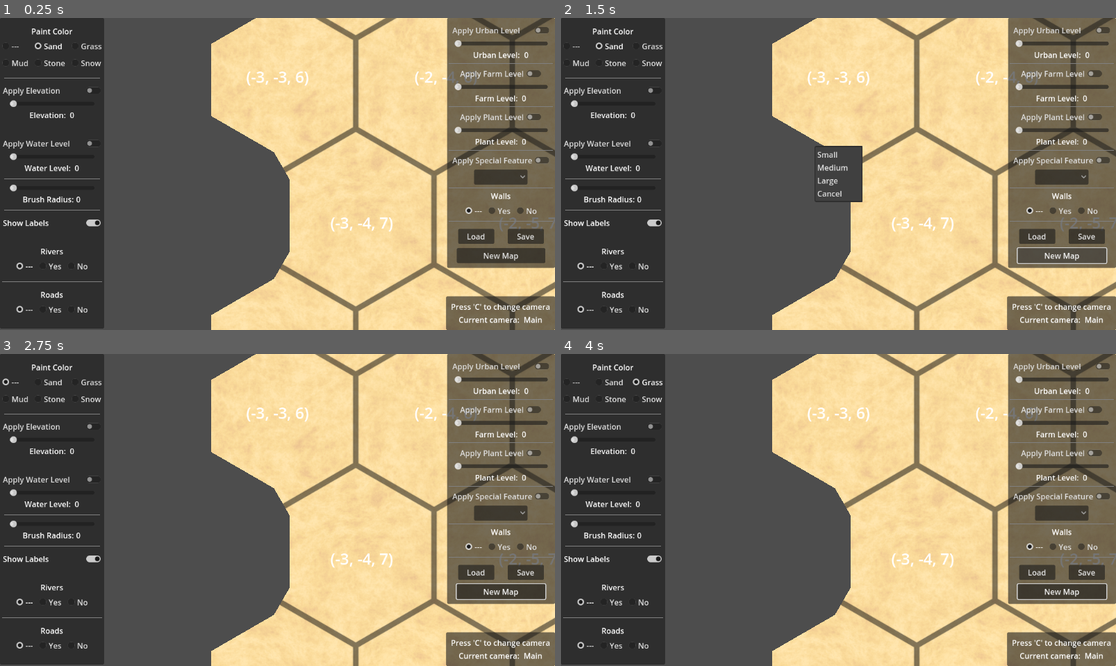
Above: before the commit, frames 1-4 (two rows, left to right).
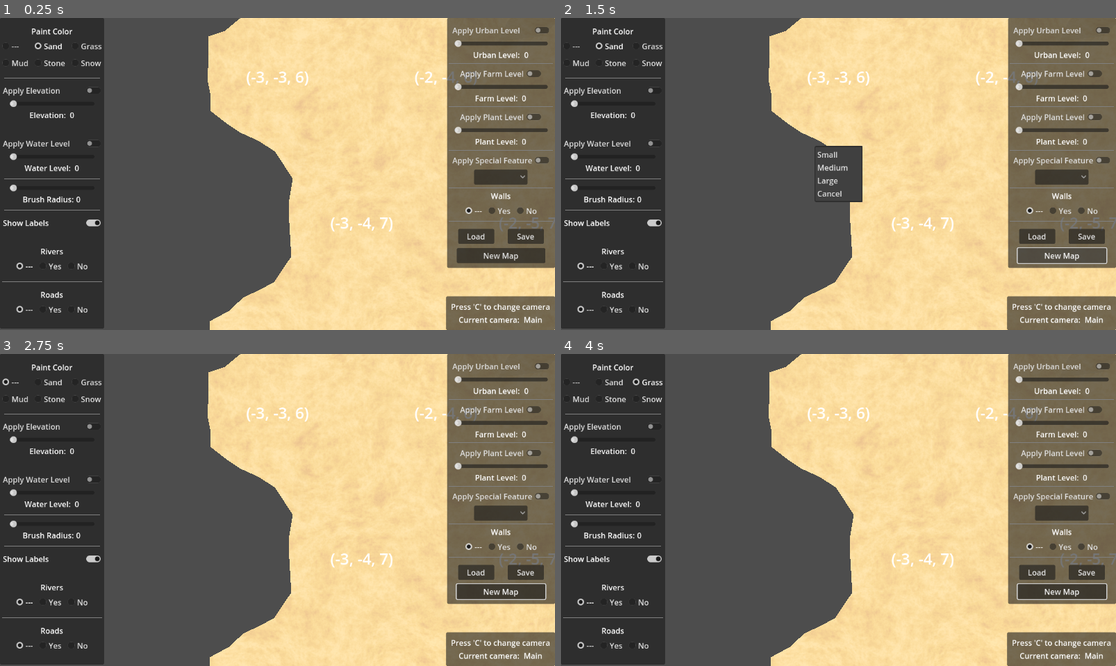
Above: after the commit, the same moments.

Repository: davepruitt/hex_map_godot
Game: Godot game, scene res://scenes/main.tscn
The game is run twice, just before and just after one commit, with the same random seed, the same clock (stepped at 60 frames per second) and the same inputs.
Inputs:
- Up to frame 1 (0.25 s): no input
- Up to frame 2 (1.5 s): click "New Map" at 0.5 s; click "New Map" at 1.25 s
- Up to frame 3 (2.75 s): click "---" at 2 s
- Up to frame 4 (4 s): click "Sand" at 2.75 s; click "Grass" at 3.5 s

The runs differ from the first frame. In frame 1, 4.1% of the frame differs, in the area x 37-100%, y 0-100%; in frame 2, 4.0%; in frame 3, 4.1%; in frame 4, 4.1%.

Commit message:
Fixed some perturbation issues and adjusted constants to work with the updated hex size. Added some comments.

Diff:
--- a/hex_project_godot/scripts/hex_cell.gd
+++ b/hex_project_godot/scripts/hex_cell.gd
@@ -452,7 +452,7 @@
 	#Set the position of the cell
 	position.y = _elevation * HexMetrics.ELEVATION_STEP
 
-	var noise_sample: Vector4 = HexMetrics.sample_noise(position * HexMetrics.CELL_PERTURB_POSITION_MULTIPLIER)
+	var noise_sample: Vector4 = HexMetrics.sample_noise(position)
 	var perturbation_amount: float = ((noise_sample.y * 2.0 - 1.0) * HexMetrics.ELEVATION_PERTURB_STRENGTH)
 	position.y += perturbation_amount
 
--- a/hex_project_godot/scripts/hex_metrics.gd
+++ b/hex_project_godot/scripts/hex_metrics.gd
@@ -2,12 +2,19 @@
 
 #region Constants
 
+## Ratio of outer to inner radius of a hex
 const OUTER_TO_INNER: float = 0.866025404
+
+## Ratio of inner to outer radius of a hex
 const INNER_TO_OUTER: float = 1.0 / OUTER_TO_INNER
 
+## The outer radius of a hex
 const OUTER_RADIUS: float = 10.0
+
+## The inner radius of a hex
 const INNER_RADIUS: float = OUTER_RADIUS * OUTER_TO_INNER
 
+## Relative positions of each hex corner from the center of a hex
 const CORNERS = [
 	Vector3(0, 0, OUTER_RADIUS),
 	Vector3(INNER_RADIUS, 0, 0.5 * OUTER_RADIUS),
@@ -18,54 +25,76 @@
 	Vector3(0, 0, OUTER_RADIUS),
 ]
 
+## Percent of the inside of a hex that is the solid uniform region (0.8 = 80%)
 const SOLID_FACTOR: float = 0.8
 
+## Percent of the outside of a hex that is the "blending region" with other hexes
 const BLEND_FACTOR: float = 1.0 - SOLID_FACTOR
 
-const ELEVATION_STEP: float = 5.0
-
+## The y-axis height of a single elevation step
+const ELEVATION_STEP: float = 3.0
+
+## The number of terrace levels per slope
 const TERRACES_PER_SLOPE: int = 2
 
+## The number of terrace steps per slope
 const TERRACE_STEPS: int = TERRACES_PER_SLOPE * 2 + 1
 
+## The horizontal size of a terrace step
 const HORIZONTAL_TERRACE_STEP_SIZE: float = 1.0 / float(TERRACE_STEPS)
 
+## The vertical size of a terrace step
 const VERTICAL_TERRACE_STEP_SIZE: float = 1.0 / float(TERRACES_PER_SLOPE + 1)
 
+## The strength of cell position perturbation
 const CELL_PERTURB_STRENGTH: float = 0.4
 
-const CELL_PERTURB_POSITION_MULTIPLIER: float = 1.0 #100.0
-
-const NOISE_SCALE: float = 0.003
-
-const ELEVATION_PERTURB_STRENGTH: float = 1.5
-
+## Constant used to scale the world position when sampling from the world noise
+const NOISE_SCALE: float = 10.0
+
+## Strength of vertical elevation perturbation
+const ELEVATION_PERTURB_STRENGTH: float = 0.75
+
+## The number of hexes in the x dimension of a hex chunk
 const CHUNK_SIZE_X: int = 5
 
+## The number of hexes int he z dimension of a hex chunk
 const CHUNK_SIZE_Z: int = 5
 
+## The y-axis elevation offset of a stream bed / river bed
 const STREAM_BED_ELEVATION_OFFSET: float = -1.75
 
+## The y-axis elevation offset of the surface of a river
 const RIVER_SURFACE_ELEVATION_OFFSET: float = 0.5 * STREAM_BED_ELEVATION_OFFSET
 
+## The y-axis elevation offset of water
 const WATER_ELEVATION_OFFSET: float = -0.5
 
+## In a water hex, the percent that defines the inner uniform region
 const WATER_FACTOR: float = 0.6
 
+## In a water hex, the percent that defines the outer blended region
 const WATER_BLEND_FACTOR: float = 1.0 - WATER_FACTOR
 
+## Size of the hash grid, used when randomizing features on the hex grid
 const HASH_GRID_SIZE: int = 256
 
+## Scale of the has grid, used when randomizing features on the hex grid
 const HASH_GRID_SCALE: float = 0.25
 
+## The number of feature levels
 const FEATURE_THRESHOLD_LEVELS: int = 3
 
+## The number of feature sub-levels
 const FEATURE_THRESHOLD_SUB_LEVELS: int = 3
 
+## The height of walls in the world
 const WALL_HEIGHT: float = 4.0
 
+## The y-offset of walls (so technically they go below the ground)
 const WALL_Y_OFFSET: float = -1.0
 
+## The thickness of walls in the world
 const WALL_THICKNESS: float = 0.75
 
 const WALL_ELEVATION_OFFSET: float = VERTICAL_TERRACE_STEP_SIZE
@@ -209,7 +238,7 @@
 
 static func perturb (pos: Vector3) -> Vector3:
 	#Get a 4D noise sample
-	var sample: Vector4 = HexMetrics.sample_noise(pos * HexMetrics.CELL_PERTURB_POSITION_MULTIPLIER)
+	var sample: Vector4 = HexMetrics.sample_noise(pos)
 
 	pos.x += (sample.x * 2.0 - 1.0) * HexMetrics.CELL_PERTURB_STRENGTH
 	pos.z += (sample.z * 2.0 - 1.0) * HexMetrics.CELL_PERTURB_STRENGTH
--- a/hex_project_godot/shaders/hex_cell_terrain_shader.gdshader
+++ b/hex_project_godot/shaders/hex_cell_terrain_shader.gdshader
@@ -32,6 +32,6 @@
 
 	vec4 grid = texture(grid_texture, grid_uv);
 
-	ALBEDO = c.rgb * grid.rgb;
+	ALBEDO = c.rgb;// * grid.rgb;
 	ALPHA = c.a;
 }
Not shown, added: .gitignore
